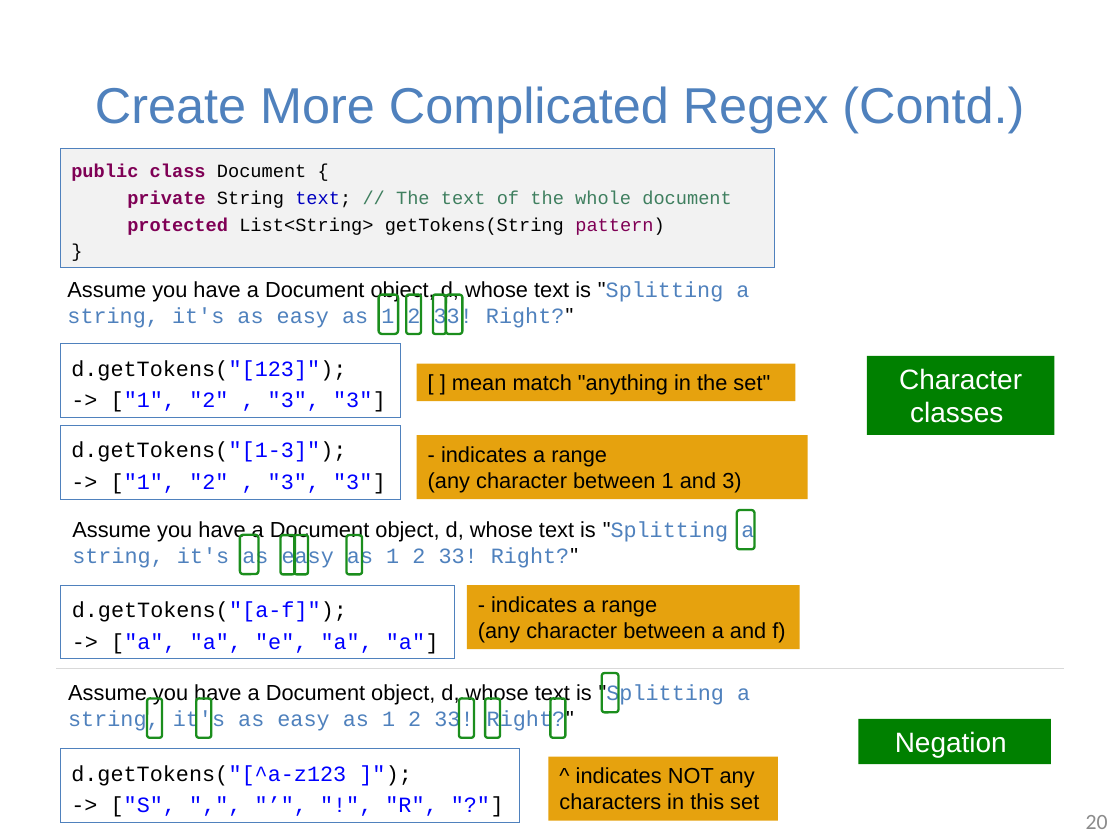
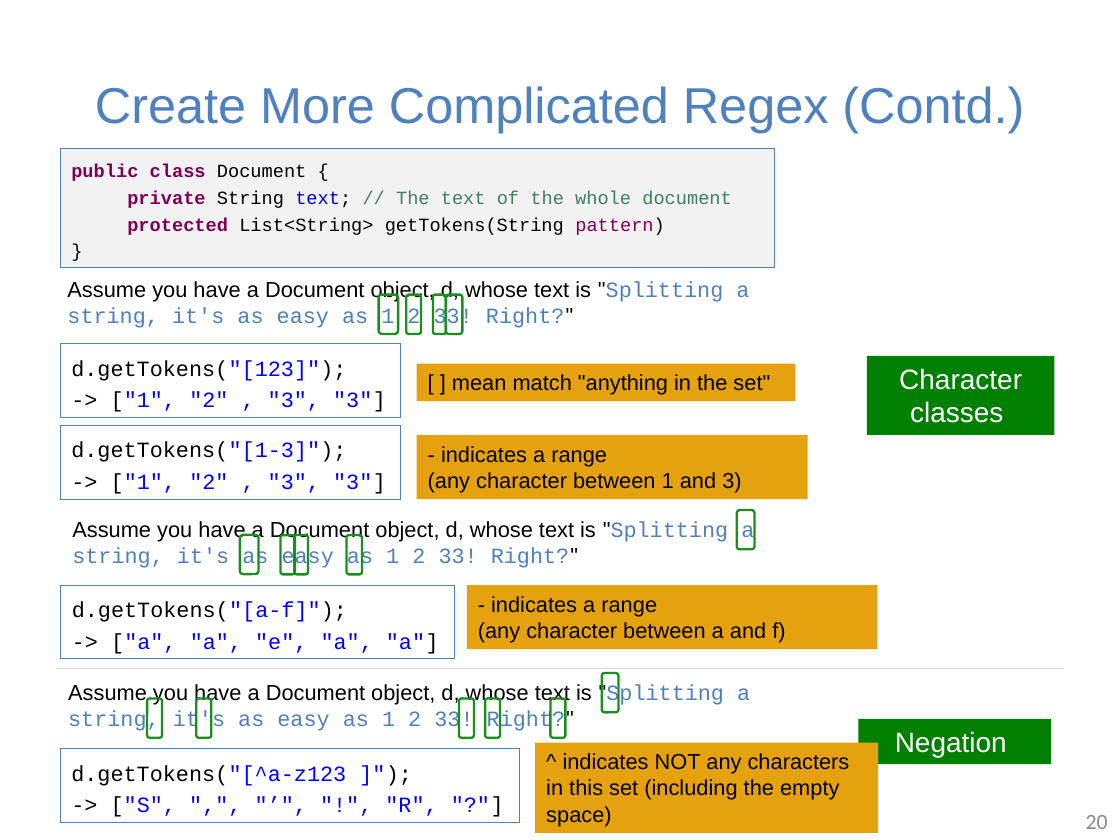
Before and after one commit to guhofstra/CSC111Fa25, a slide deck: slide 20 of PPTs/Lecture 4-string in java.pptx. Drawn at 1120x840 pixels with LibreOffice and Linux fonts; fonts in the diff are those of the drawing. Boxes give left, top, right and bottom in pixels: in the first picture for what was removed or moved away, otherwise in the second. Text is boxed around its words. In the diff, an @@ line names an element or a change of style, - is before the commit and + after.

```diff
--- a/PPTs/Lecture 4-string in java.pptx
+++ b/PPTs/Lecture 4-string in java.pptx
@@ rectangle "- indicates a range (any ...": place and size @@
-rectangle "- indicates a range (any ..." at box(467, 585, 800, 648)
+rectangle "- indicates a range (any ..." at box(467, 585, 878, 648)
@@ rectangle "^ indicates NOT any characters ...": place and size @@
-rectangle "^ indicates NOT any characters ..." at box(549, 756, 778, 820)
+rectangle "^ indicates NOT any characters ..." at box(535, 743, 878, 833)
@@ text in rectangle at box(546, 753, 850, 826): text changed @@
-^ indicates NOT any characters in this set
+^ indicates NOT any characters in this set (including the empty space)
```
Also in this commit, not shown: 19 other slides changed, 2 other files.
